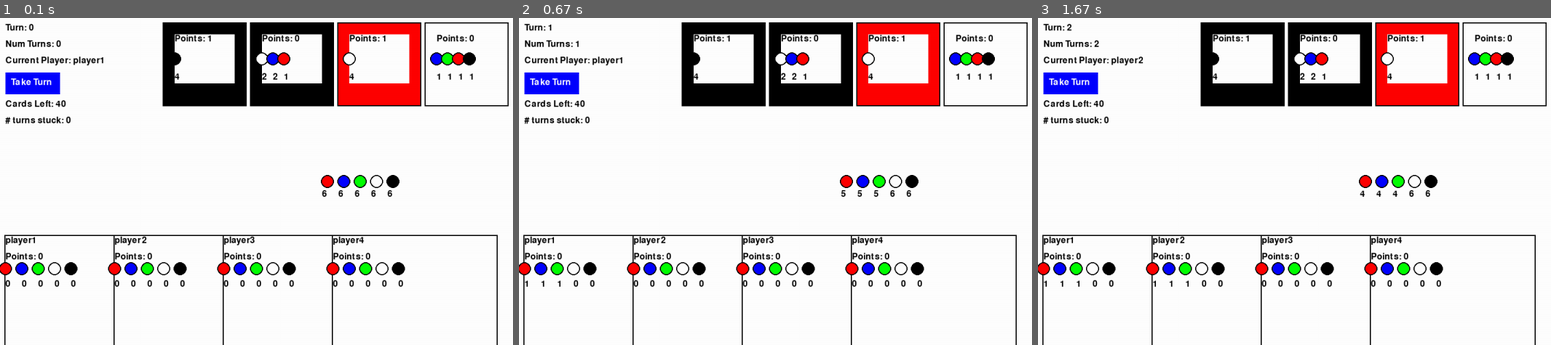
Above: before the commit, frames 1-3 (left to right).
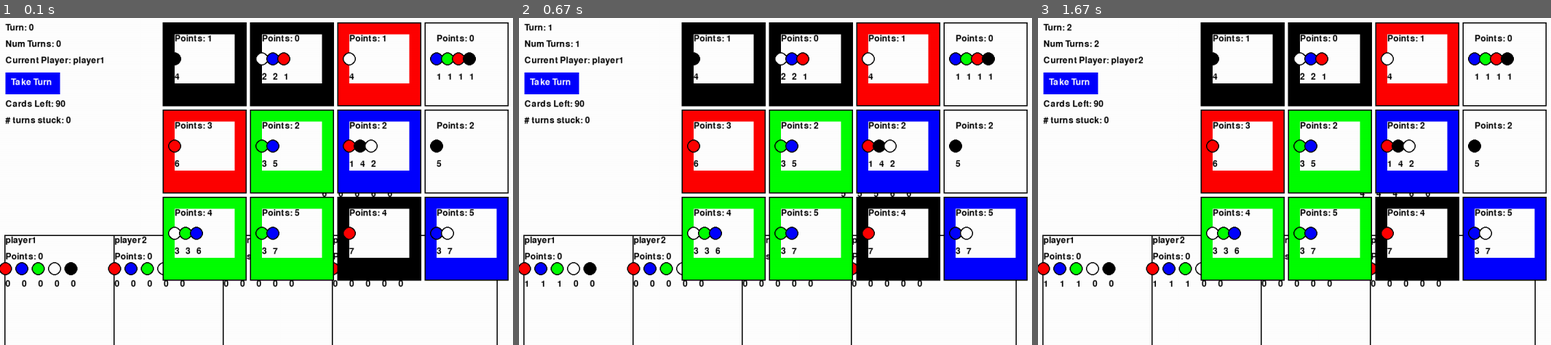
Above: after the commit, the same moments.

Repository: pmargani/Splendor
Game: pygame game, started from SplendorPyGame.py
Two runs of this game, one before a commit and one after it. Both use one fixed random seed, a clock stepped at 60 frames per second and the inputs below.
Inputs:
- Up to frame 1 (0.1 s): no input
- Up to frame 2 (0.67 s): click "Take Turn" at 0.38 s
- Up to frame 3 (1.67 s): click "Take Turn" at 0.72 s

The runs differ from the first frame. In frame 1, 20% of the frame differs, in the area x 10-100%, y 25-81%; in frame 2, 20%; in frame 3, 20%.

Commit message:
finished adding all cards

Diff:
--- /dev/null
+++ b/CardsLevel1.py
@@ -0,0 +1,79 @@
+R = "red"
+U = "blue"
+G = "green"
+W = "white"
+B = "black"
+
+PNTS = "points"
+
+# each color has six cards with the following points:
+# 1, 1, 2, 2, 2, 3
+# and costs
+# 7, 8, 5, 7, 8, 6
+
+RedCards = [
+    {W: 2, R: 2, B: 3, PNTS: 1},
+    {U: 3, R: 2, B: 3, PNTS: 1},
+    {B: 5, PNTS: 2},
+    {W: 1, U: 4, G: 2, PNTS: 2},
+    {W: 3, B: 5, PNTS: 2},
+    {R: 6, PNTS: 3}
+]
+
+
+WhiteCards = [
+    {B: 2, R: 2, G: 3, PNTS: 1},
+    {U: 3, R: 2, B: 3, PNTS: 1},
+    {B: 5, PNTS: 2},
+    {W: 1, U: 4, G: 2, PNTS: 2},
+    {W: 3, B: 5, PNTS: 2},
+    {R: 6, PNTS: 3}
+]
+BlackCards = [
+    {U: 2, R: 2, W: 3, PNTS: 1},
+    {W: 3, B: 2, G: 3, PNTS: 1},
+    {W: 5, PNTS: 2},
+    {U: 1, G: 4, R: 2, PNTS: 2},
+    {R: 3, G: 5, PNTS: 2},
+    {B: 6, PNTS: 3}
+]
+
+GreenCards = [
+    {W: 2, B: 2, U: 3, PNTS: 1},
+    {W: 3, G: 2, R: 3, PNTS: 1},
+    {G: 5, PNTS: 2},
+    {B: 1, W: 4, U: 2, PNTS: 2},
+    {G: 3, U: 5, PNTS: 2},
+    {G: 6, PNTS: 3}
+]
+
+BlueCards = [
+    {G: 2, U: 2, R: 3, PNTS: 1},
+    {G: 3, U: 2, B: 3, PNTS: 1},
+    {U: 5, PNTS: 2},
+    {R: 1, B: 4, W: 2, PNTS: 2},
+    {U: 3, W: 5, PNTS: 2},
+    {U: 6, PNTS: 3}
+]
+
+
+AllCardsLevel1 = {
+    "black": BlackCards,
+    "white": WhiteCards,
+    "blue": BlueCards,
+    "red": RedCards,
+    "green": GreenCards
+}
+
+expCosts = [ 7, 8, 5, 7, 8, 6]
+
+for thisColor, colorCards in AllCardsLevel1.items():
+    costs = []
+    for card in colorCards:
+        cost = 0
+        for color, coins in card.items():
+            if color != "points":
+                cost += coins
+        costs.append(cost)
+    # print(costs)
+    assert(costs == expCosts)
--- /dev/null
+++ b/CardsLevel2.py
@@ -0,0 +1,88 @@
+R = "red"
+U = "blue"
+G = "green"
+W = "white"
+B = "black"
+
+PNTS = "points"
+
+# each color has six cards with the following points:
+# 3, 4, 4, 5
+# and costs
+# 14, 7, 12, 10
+RedCards = [
+    {W: 3, G: 3, B: 3, U: 5, PNTS: 3},
+    {U: 3, R: 3, G: 6, PNTS: 4},
+    {G: 7, PNTS: 4},
+    {R: 3, G: 7, PNTS: 5}
+]
+
+BlackCards = [
+    {W: 3, U: 3, R: 3, G: 5, PNTS: 3},
+    {G: 3, B: 3, R: 6, PNTS: 4},
+    {R: 7, PNTS: 4},
+    {B: 3, R: 7, PNTS: 5}
+]
+
+GreenCards = [
+    {B: 3, R: 3, U: 3, W: 5, PNTS: 3},
+    {W: 3, G: 3, U: 6, PNTS: 4},
+    {U: 7, PNTS: 4},
+    {G: 3, U: 7, PNTS: 5}
+]
+
+WhiteCards = [
+    {G: 3, B: 3, U: 3, R: 5, PNTS: 3},
+    {R: 3, W: 3, B: 6, PNTS: 4},
+    {B: 7, PNTS: 4},
+    {W: 3, B: 7, PNTS: 5}
+]
+
+BlueCards = [
+    {R: 3, W: 3, G: 3, B: 5, PNTS: 3},
+    {B: 3, U: 3, W: 6, PNTS: 4},
+    {W: 7, PNTS: 4},
+    {U: 3, W: 7, PNTS: 5}
+]
+# RedCards = {
+#     {W: 3, G: 3, B: 3, U: 5, PNTS: 3},
+#     {U: 3, R: 3, G: 6, PNTS: 4},
+#     {G: 7, PNTS: 4},
+#     {R: 3, G: 7, PNTS: 5}
+# }
+
+# BlackCards = {
+#     {W: 3, U: 3, R: 3, G: 5, PNTS: 3},
+#     {G: 3, B: 3, R: 6, PNTS: 4},
+#     {R: 7, PNTS: 4},
+#     {B: 3, R: 7, PNTS: 5}
+# }
+
+# GreenCards = {
+#     {B: 3, R: 3, U: 3, W:: 5, PNTS: 3},
+#     {W: 3, G: 3, U: 6, PNTS: 4},
+#     {U: 7, PNTS: 4},
+#     {G: 3, U: 7, PNTS: 5}
+# }
+
+# WhiteCards = {
+#     {G: 3, B: 3, U: 3, R: 5, PNTS: 3},
+#     {R: 3, W: 3, B: 6, PNTS: 4},
+#     {B: 7, PNTS: 4},
+#     {W: 3, B: 7, PNTS: 5}
+# }
+
+# BlueCards = {
+#     {R: 3, W: 3, G: 3, B: 5, PNTS: 3},
+#     {B: 3, U: 3, W: 6, PNTS: 4},
+#     {W: 7, PNTS: 4},
+#     {U: 3, W: 7, PNTS: 5}
+# }
+
+AllCardsLevel2 = {
+    "black": BlackCards,
+    "white": WhiteCards,
+    "blue": BlueCards,
+    "red": RedCards,
+    "green": GreenCards
+}
--- a/Splendor.py
+++ b/Splendor.py
@@ -4,6 +4,8 @@
 import copy
 
 from CardsLevel0 import AllCardsLevel0
+from CardsLevel1 import AllCardsLevel1
+from CardsLevel2 import AllCardsLevel2
 
 RANDOM_STRATEGY = "RANDOM"
 CHEAPEST_STRATEGY = "CHEAPEST"
@@ -203,16 +205,19 @@
         self.colors = COLORS #["red", "blue", "green", "white", "black"]
         self.coins = {color: [Coin(color, None) for _ in range(self.num_coins_per_color)] for color in self.colors}
 
-        level = 0
-
         allCardsLevel0 = copy.deepcopy(AllCardsLevel0)
-        for color, costs in allCardsLevel0.items():
-            for cost in costs:
-                points = cost.pop("points", 0)
-                card = Card(color=color, level=level, points=points, cost=cost)
-                self.add_card(card, level)
+        allCardsLevel1 = copy.deepcopy(AllCardsLevel1)
+        allCardsLevel2 = copy.deepcopy(AllCardsLevel2)
+        allCardLevels = [allCardsLevel0, allCardsLevel1, allCardsLevel2]
+        for level, allCards in enumerate(allCardLevels):
+            for color, costs in allCards.items():
+                for cost in costs:
+                    points = cost.pop("points", 0)
+                    card = Card(color=color, level=level, points=points, cost=cost)
+                    self.add_card(card, level)
         if self.shuffle:
-            random.shuffle(self.cards[0])
+            for level in range(self.num_card_levels):
+                random.shuffle(self.cards[level])
         self.max_total_points = sum(card.points for level in self.cards for card in level)
 
         self.num_cards = len(self.cards[0]) + len(self.cards[1]) + len(self.cards[2])
